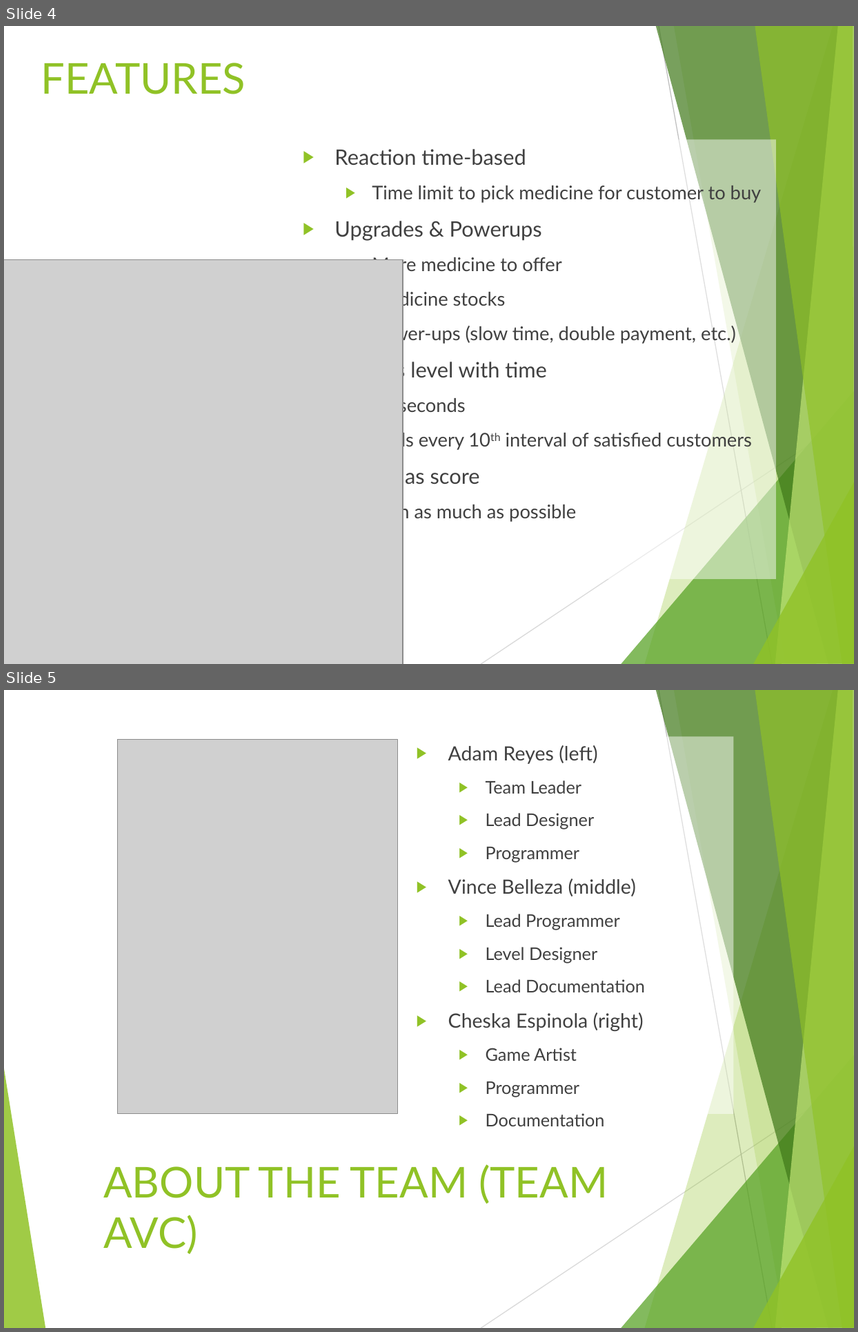
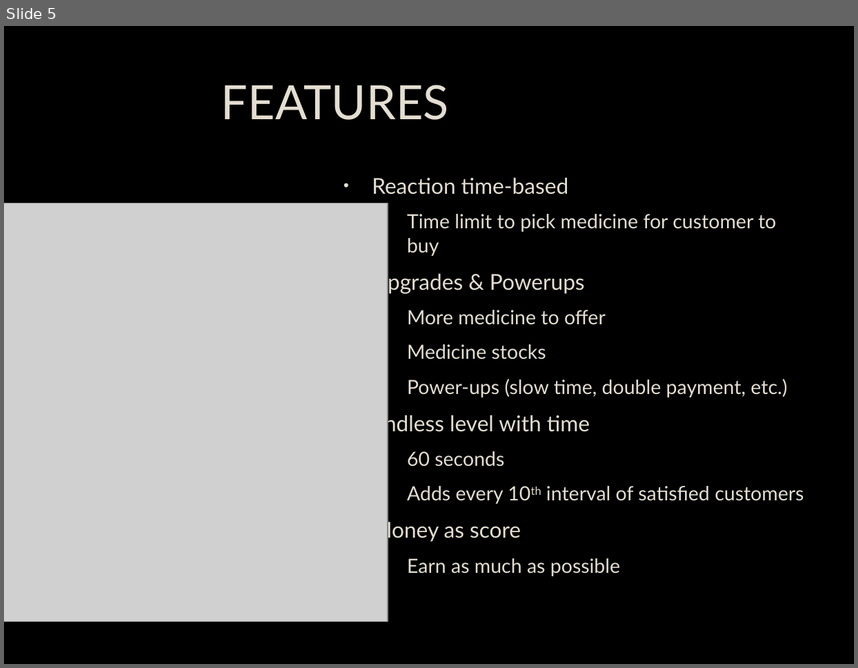
Before and after one commit to AdamReyes/apc-softdev-gd121mi12205, a slide deck: documentation/Apothecary_v2.pptx. Shown one above the other, each under a label of ours: slides 4 and 5 before the commit, slide 5 after it. The pictures are 858x1332 and 858x668 pixels, drawn with LibreOffice and Linux fonts; fonts in the diff are those of the drawing; grey boxes stand for pictures; background and template pictures are left out. Boxes give left, top, right and bottom in pixels: in the first picture for what was removed or moved away, otherwise in the second. Text is boxed around its words. In the diff, an @@ line names an element or a change of style, - is before the commit and + after.

```diff
--- a/documentation/Apothecary_v2.pptx
+++ b/documentation/Apothecary_v2.pptx
@@ slide 5 removed at <box>4,690,854,1328</box>, background #FFFFFF; not listed: 9 template elements that a slide beside it also shows @@
@@ picture removed at <box>117,739,397,1114</box> @@
@@ rectangle removed at <box>408,737,733,1114</box> @@
-▶ Adam Reyes (left)
-  ▶ Team Leader
-  ▶ Lead Designer
-  ▶ Programmer
-▶ Vince Belleza (middle)
-  ▶ Lead Programmer
-  ▶ Level Designer
-  ▶ Lead Documentation
-▶ Cheska Espinola (right)
-  ▶ Game Artist
-  ▶ Programmer
-  ▶ Documentation
@@ freeform shape removed at <box>4,1063,45,1328</box> @@
@@ title removed at <box>103,1164,608,1254</box> @@
-ABOUT THE TEAM (TEAM AVC)
@@ what was slide 4 is now slide 5 @@
@@ slide 5 changed as well @@
@@ background #FFFFFF to picture (left out) @@
@@ title "FEATURES" at <box>221,85,449,120</box>: size 36 to 40 pt, text colour #90C226 to #E3DED1, letter outline none to #404040 0.75 pt; alignment left to centre; vertical alignment top to middle @@
@@ text "Reaction time-based": place and size @@
-text "Reaction time-based" at <box>294,139,777,579</box>
+text "Reaction time-based" at <box>331,168,813,608</box>
@@ text "Reaction time-based" at <box>331,168,813,608</box>: size 18 to 18.5 pt in "Reaction time-based", "Upgrades & Powerups", "Endless level with time", "Money as score"; text colour #404040 to #E3DED1, letter outline none to #404040 0.75 pt; size 16 to 16.6 pt in "Time limit to pick medicine for customer ...", "More medicine to offer", "Medicine stocks", "Power-ups (slow time, double payment, etc.)" and 3 more places; bullet ▶ to •; bullet colour #90C226 to #E3DED1; fill #FFFFFF at 49% opacity to #000000 at 49% opacity; shadow on @@
@@ picture: place and size @@
-picture at <box>4,260,404,664</box>
+picture at <box>4,203,388,621</box>
@@ group removed at <box>481,26,854,664</box>: 7 freeform shapes, 2 lines @@
```
Also in this commit, not shown: 6 other slides changed, 7 slides added, 1 other slide removed, 1 other file.
